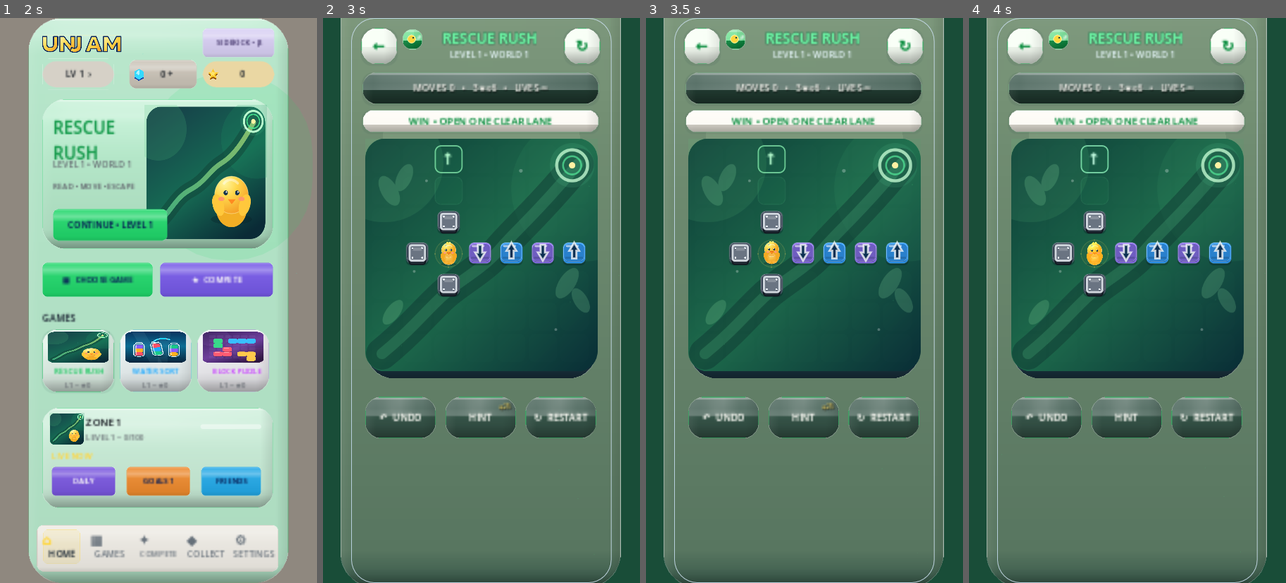
Above: before the commit, frames 1-4 (left to right).
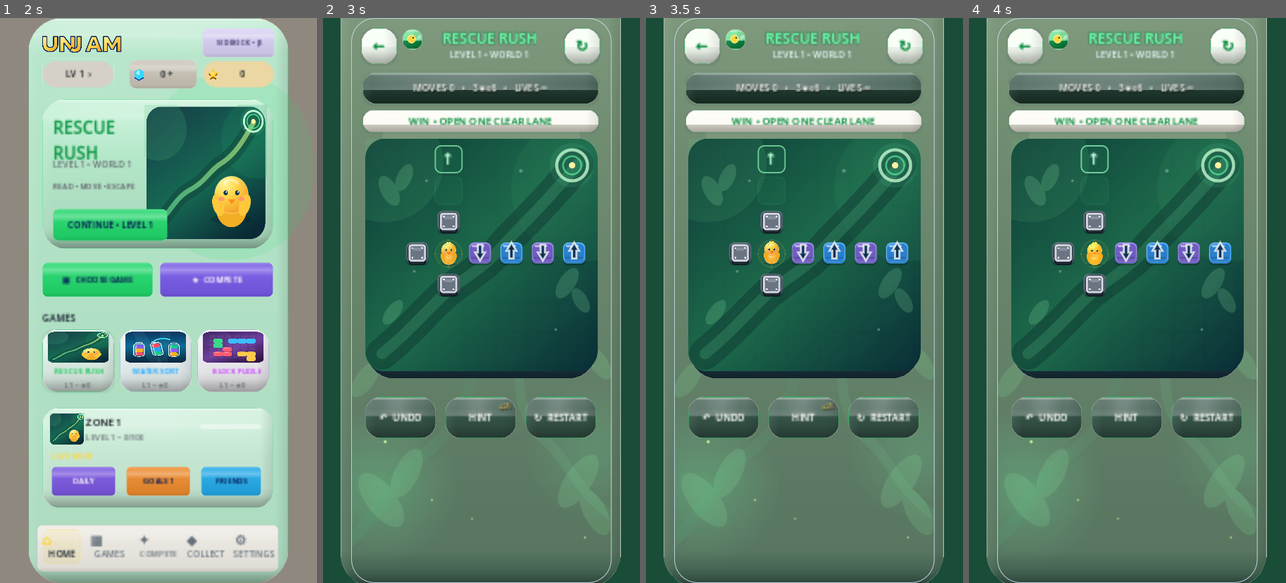
Above: after the commit, the same moments.

Repository: eghosa001/unjam
Game: Godot game, scene res://scenes/Boot.tscn
Two runs of this game, one before a commit and one after it. Both use one fixed random seed, a clock stepped at 60 frames per second and the inputs below.
Inputs (mouse positions are in pixels of both pictures, inside the frame that each line leads up to):
- Up to frame 1 (2 s): tap Enter at 0.5 s; move the mouse to (228, 272) at 0.52 s; click (228, 272) at 0.67 s; tap Space at 1.25 s; drag from (95, 328) to (142, 413) at 1.27 s
- Up to frame 2 (3 s): click "CONTINUE • LEVEL 1" at 2 s; click "PLAY NOW" at 2.75 s
- Up to frame 3 (3.5 s): no input
- Up to frame 4 (4 s): click "↻ RESTART" at 3.5 s

Frame 1 is identical in both runs. In frame 2, 2.2% of the frame differs, in the area x 10-91%, y 74-93%; in frame 3, 2.2%; in frame 4, 2.2%.

Commit message:
Extend authored Rescue world across screen

Diff:
--- a/scripts/game/rescue_rush_casual.gd
+++ b/scripts/game/rescue_rush_casual.gd
@@ -2,6 +2,7 @@
 
 const RefCanvas = preload("res://scripts/ui/figma_reference_canvas.gd")
 const GAMEPLAY_ART = preload("res://scripts/ui/unjam_gameplay_art.gd")
+const RESCUE_SCREEN_OVERLAY: Texture2D = preload("res://assets/art/gameplay/rescue_screen_overlay.svg")
 
 
 const NAVY := Color(0.03,0.23,0.47)
@@ -99,6 +100,14 @@
 	platform.polygon = PackedVector2Array([Vector2(22,481),Vector2(368,481),Vector2(340,147),Vector2(50,147)])
 	platform.color = Color(0.55,0.66,0.53,0.42)
 	canvas.add_child(platform)
+	var scenic_overlay := TextureRect.new()
+	scenic_overlay.name = "RescueAuthoredScreenWorld"
+	scenic_overlay.texture = RESCUE_SCREEN_OVERLAY
+	scenic_overlay.expand_mode = TextureRect.EXPAND_IGNORE_SIZE
+	scenic_overlay.stretch_mode = TextureRect.STRETCH_SCALE
+	scenic_overlay.mouse_filter = Control.MOUSE_FILTER_IGNORE
+	RefCanvas.set_rect(scenic_overlay, 0, 0, 390, 844)
+	canvas.add_child(scenic_overlay)
 
 	RefCanvas.add_shadow(canvas, Rect2(15,15,54,54), 16, Color(0.02,0.10,0.18,0.22), 4, Vector2(0,4))
 	var back := RefCanvas.premium_button("←",22,NAVY,Color(0.97,1.0,0.96),16,Color(0.67,0.90,0.72,0.55),1.4)
